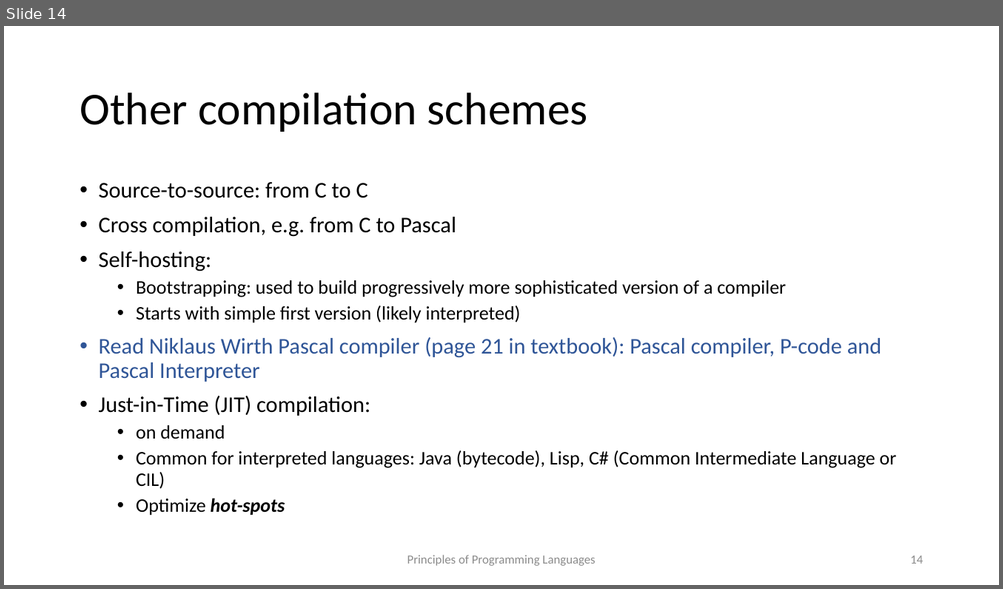
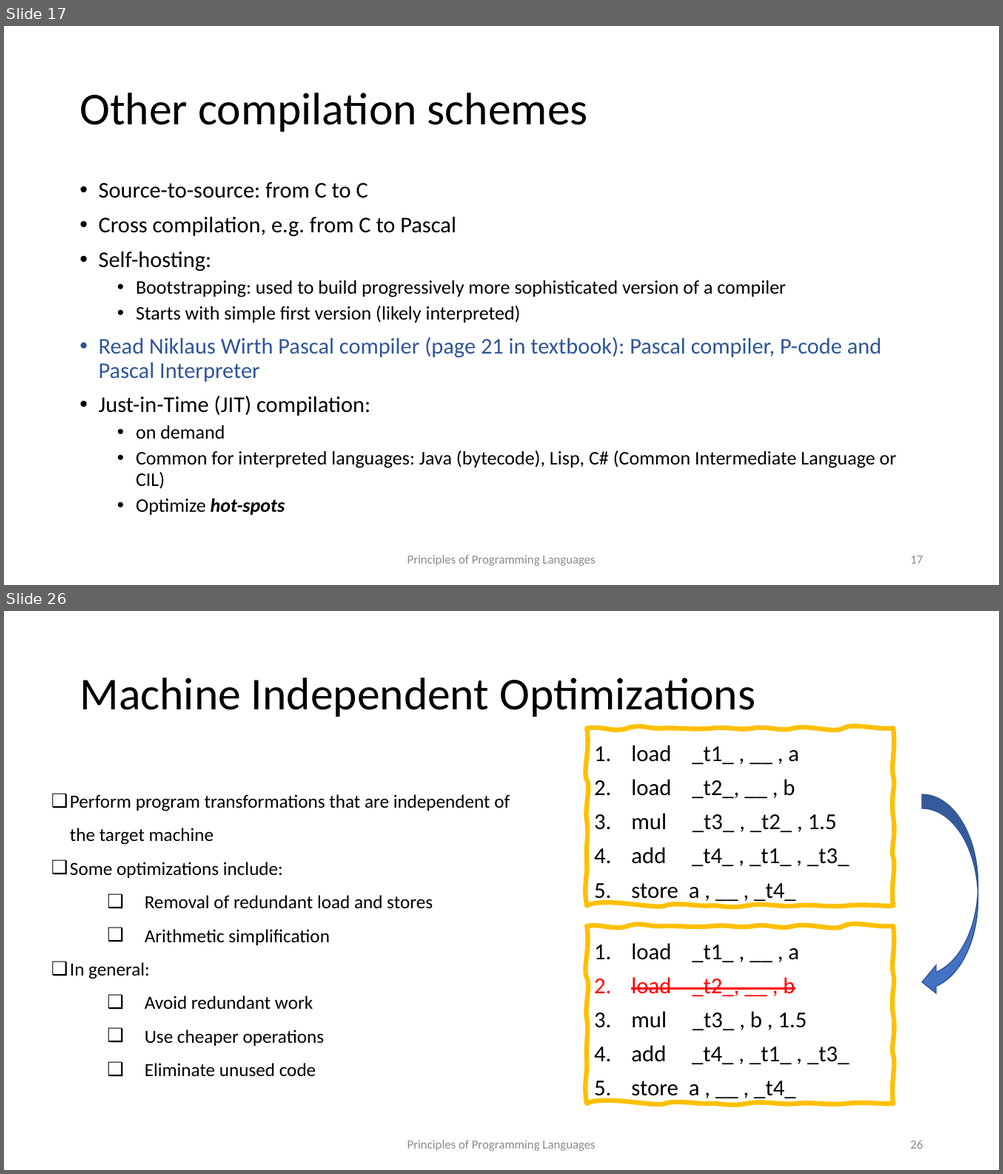
Before and after one commit to kongm/pl-design, a slide deck: introduction.pptx. Shown one above the other, each under a label of ours: slide 14 before the commit, slides 17 and 26 after it; the slides between them are not shown. The pictures are 1003x589 and 1003x1174 pixels, drawn with LibreOffice and Linux fonts; fonts in the diff are those of the drawing. Boxes give left, top, right and bottom in pixels: in the first picture for what was removed or moved away, otherwise in the second. Text is boxed around its words. In the diff, an @@ line names an element or a change of style, - is before the commit and + after.

```diff
--- a/introduction.pptx
+++ b/introduction.pptx
@@ slide 26 added at (4,611,999,1170), background #FFFFFF @@
@@ title added at (79,678,755,717), 44 pt, text #000000 @@
+Machine Independent Optimizations
@@ freeform shape added at (586,728,893,906), outline #FFC000 4.5 pt, 22 pt, text #000000 @@
+1. load _t1_ , __ , a
+2. load _t2_, __ , b
+3. mul _t3_ , _t2_ , 1.5
+4. add _t4_ , _t1_ , _t3_
+5. store a , __ , _t4_
@@ text added at (70,795,509,1077), 18 pt, text #000000 @@
+❑ Perform program transformations that are independent of the target machine
+❑ Some optimizations include:
+    ❑ Removal of redundant load and stores
+    ❑ Arithmetic simplification
+❑ In general:
+    ❑ Avoid redundant work
+    ❑ Use cheaper operations
+    ❑ Eliminate unused code
@@ curved down arrow added at (922,795,978,997), fill #4472C4, outline #325491 1 pt @@
@@ freeform shape added at (586,926,893,1104), outline #FFC000 4.5 pt, 22 pt, text #000000 @@
+1. load _t1_ , __ , a
+2. load _t2_, __ , b
+3. mul _t3_ , b , 1.5
+4. add _t4_ , _t1_ , _t3_
+5. store a , __ , _t4_
@@ text added at (407,1140,595,1151), 12 pt, text #8C8C8C @@
+Principles of Programming Languages
@@ page number added at (910,1141,922,1149), 12 pt, text #8C8C8C @@
+26
@@ what was slide 14 is now slide 17 @@
@@ page number at (910,556,922,564): text changed @@
-14
+17
```
Also in this commit, not shown: 1 slide changed, 12 other slides added, 1 slide removed, 2 other files.
